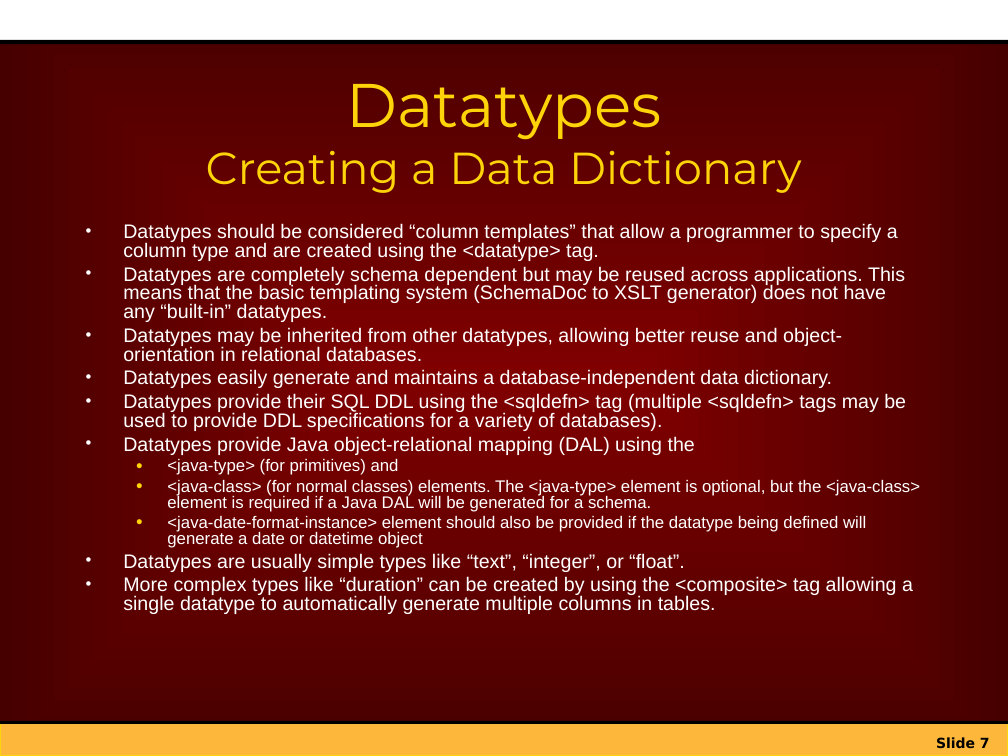
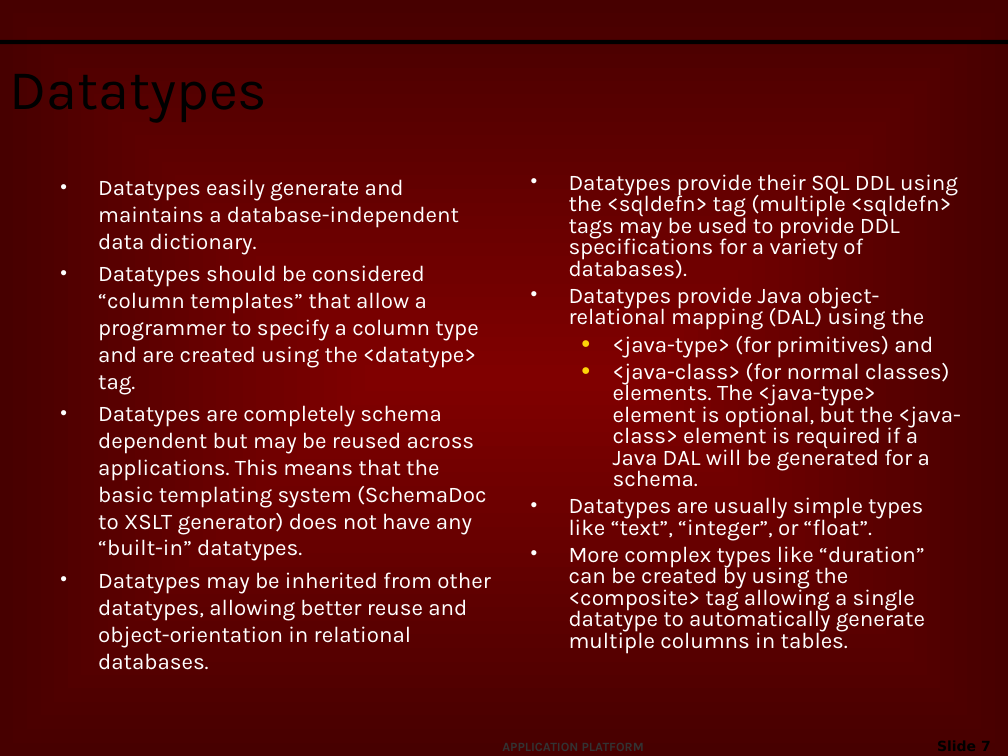
Before and after one commit to netspective/sparx-2001, a slide deck: slide 7 of Sparx/web-shared/docs/project/Introduction_to_Sparx_XIF.ppt. Drawn at 1008x756 pixels with LibreOffice and Linux fonts; fonts in the diff are those of the drawing; background and template pictures are left out. Boxes give left, top, right and bottom in pixels: in the first picture for what was removed or moved away, otherwise in the second. Text is boxed around its words. In the diff, an @@ line names an element or a change of style, - is before the commit and + after.

Commit message:
Updated presentations to use the new Netspective Presentation template.

```diff
--- a/Sparx/web-shared/docs/project/Introduction_to_Sparx_XIF.ppt
+++ b/Sparx/web-shared/docs/project/Introduction_to_Sparx_XIF.ppt
@@ rectangle removed at (x1=0, y1=0, x2=1008, y2=42) @@
@@ title added at (x1=0, y1=48, x2=857, y2=126), 40 pt, text #000000 @@
+Datatypes
@@ title removed at (x1=206, y1=84, x2=802, y2=193) @@
-Datatypes
-Creating a Data Dictionary
@@ text added at (x1=98, y1=179, x2=491, y2=670), 16 pt, text #FFFFFF @@
+• Datatypes easily generate and maintains a database-independent data dictionary.
+• Datatypes should be considered “column templates” that allow a programmer to specify a column type and are created using the <datatype> tag.
+• Datatypes are completely schema dependent but may be reused across applications. This means that the basic templating system (SchemaDoc to XSLT generator) does not have any “built-in” datatypes.
+• Datatypes may be inherited from other datatypes, allowing better reuse and object-orientation in relational databases.
@@ text "Datatypes provide their SQL DDL ..." moved from (x1=123, y1=223, x2=920, y2=614) to (x1=569, y1=174, x2=961, y2=654) @@
@@ text "Datatypes provide their SQL DDL ..." at (x1=569, y1=174, x2=961, y2=654): size 14 to 16 pt in "Datatypes provide their SQL DDL using the ...", "Datatypes provide Java object-relational mapping (DAL) using ...", "Datatypes are usually simple types like “text”, ...", "More complex types like “duration” can be ..."; font Arial to Karla; size 12 to 16 pt in "<java-type> (for primitives) and", "<java-class> (for normal classes) elements. The <java-type> ..."; more space between paragraphs @@
@@ text at (x1=123, y1=223, x2=905, y2=388): paragraphs removed @@
-• Datatypes should be considered “column templates” that allow a programmer to specify a column type and are created using the <datatype> tag.
-• Datatypes are completely schema dependent but may be reused across applications. This means that the basic templating system (SchemaDoc to XSLT generator) does not have any “built-in” datatypes.
-• Datatypes may be inherited from other datatypes, allowing better reuse and object-orientation in relational databases.
-• Datatypes easily generate and maintains a database-independent data dictionary.
@@ text at (x1=167, y1=516, x2=866, y2=548): paragraph removed @@
-  ● <java-date-format-instance> element should also be provided if the datatype being defined will generate a date or datetime object
@@ rectangle removed at (x1=0, y1=723, x2=1008, y2=756) @@
@@ line removed from (0, 723) to (1008, 723) @@
@@ text added at (x1=493, y1=734, x2=670, y2=756), 9 pt, text #333333, bold @@
+APPLICATION PLATFORM
@@ page number rewrapped from (x1=936, y1=737, x2=990, y2=748) to (x1=841, y1=733, x2=1000, y2=756) @@
```
Also in this commit, not shown: 26 other slides changed, 2 other files.
